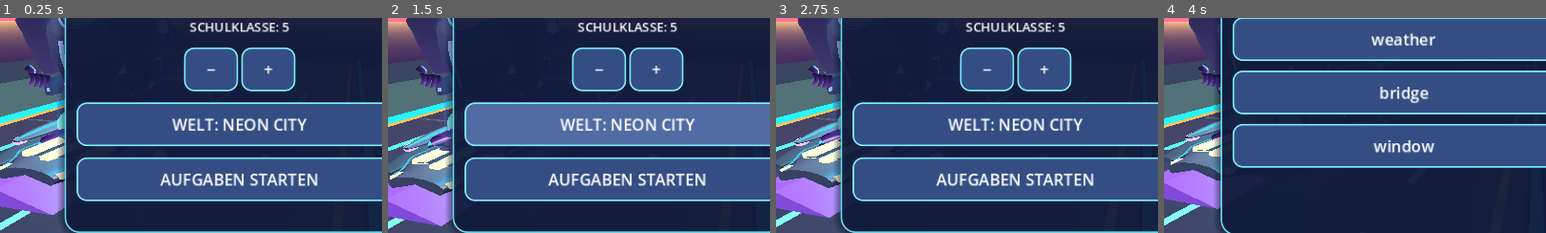
Above: before the commit, frames 1-4 (left to right).
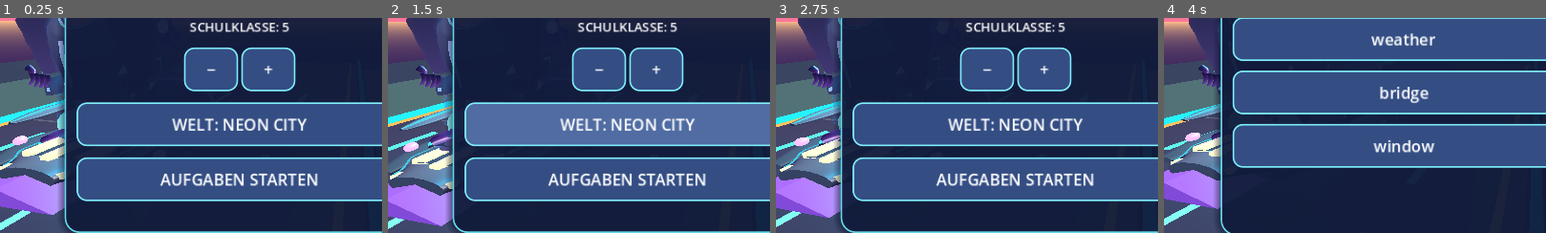
Above: after the commit, the same moments.

Repository: mtothek0703/learnquest-unity-web
Game: Godot game, scene res://main.tscn
Two runs of this game, one before a commit and one after it. Both use one fixed random seed, a clock stepped at 60 frames per second and the inputs below.
Inputs (mouse positions are % of the whole screen's width and height, from its top left):
- Up to frame 1 (0.25 s): no input
- Up to frame 2 (1.5 s): move the mouse to (72, 45) at 0.52 s; hold Right 0.53-1.25 s; hold Q 0.53-1.25 s; click (72, 45) at 0.67 s; tap Space at 0.77, 1.07 s; drag from (30, 55) to (45, 70) at 1.27 s
- Up to frame 3 (2.75 s): move the mouse to (60, 28) at 2.02 s; hold Right from 2.03 s (still down); hold R from 2.03 s (still down)
- Up to frame 4 (4 s): release Right at 2.75 s; release R at 2.75 s; drag from (45, 70) to (20, 35) at 2.77 s; move the mouse to (80, 65) at 3.52 s; hold Left from 3.53 s (still down); hold E from 3.53 s (still down); tap Space at 3.77 s
The pictures show only the part of the screen within x 19-69%, y 36-86%; the shares and areas given below are measured in that part.

The runs differ from the first frame. In frame 1, 0.9% of the frame differs, in the area x 2-17%, y 39-58%; in frame 2, 0.9%; in frame 3, 0.8%; in frame 4, 0.6%.

Commit message:
fix(godot): mount articulated carve fins outside sculpted wing occlusion

Diff:
--- a/godot/hoverboard_dynamic_carve_fins.gd
+++ b/godot/hoverboard_dynamic_carve_fins.gd
@@ -26,7 +26,12 @@
     for side in [-1.0, 1.0]:
         var hinge := Node3D.new()
         hinge.name = "PortArticulatedVane" if side < 0.0 else "StarboardArticulatedVane"
-        hinge.position = Vector3(side * 0.80, 0.425, 0.0)
+        # The former hinge was buried inside the 1.2-unit sculpted side wing:
+        # zero visible pixels changed in the actual rear chase camera. Mount
+        # this closed aerofoil on the outboard upper chine, slightly aft, so
+        # the deployed wing and emissive edge contribute to the board outline.
+        # Visual only: the animated board root and collisions stay unchanged.
+        hinge.position = Vector3(side * 1.09, 0.59, 0.22)
         add_child(hinge)
         var aerofoil := MeshInstance3D.new()
         aerofoil.name = "ClosedSweptAerofoil"
